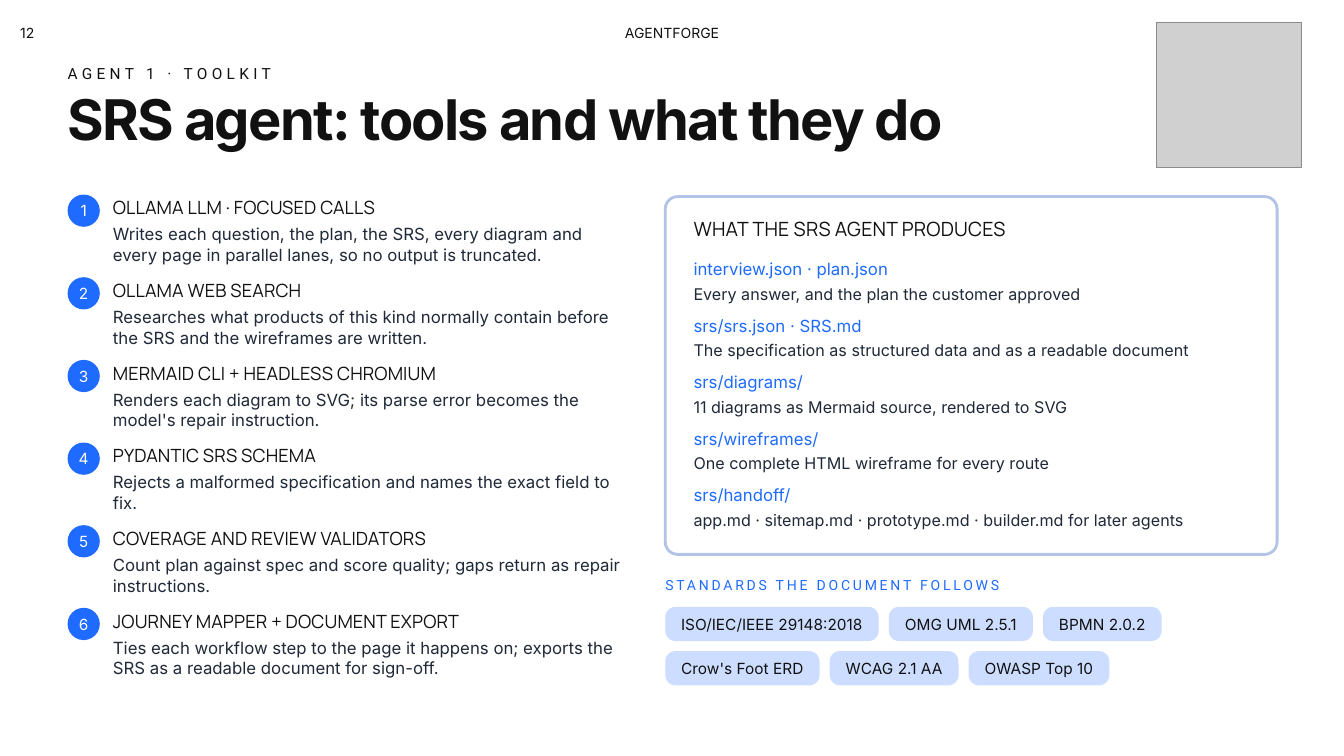
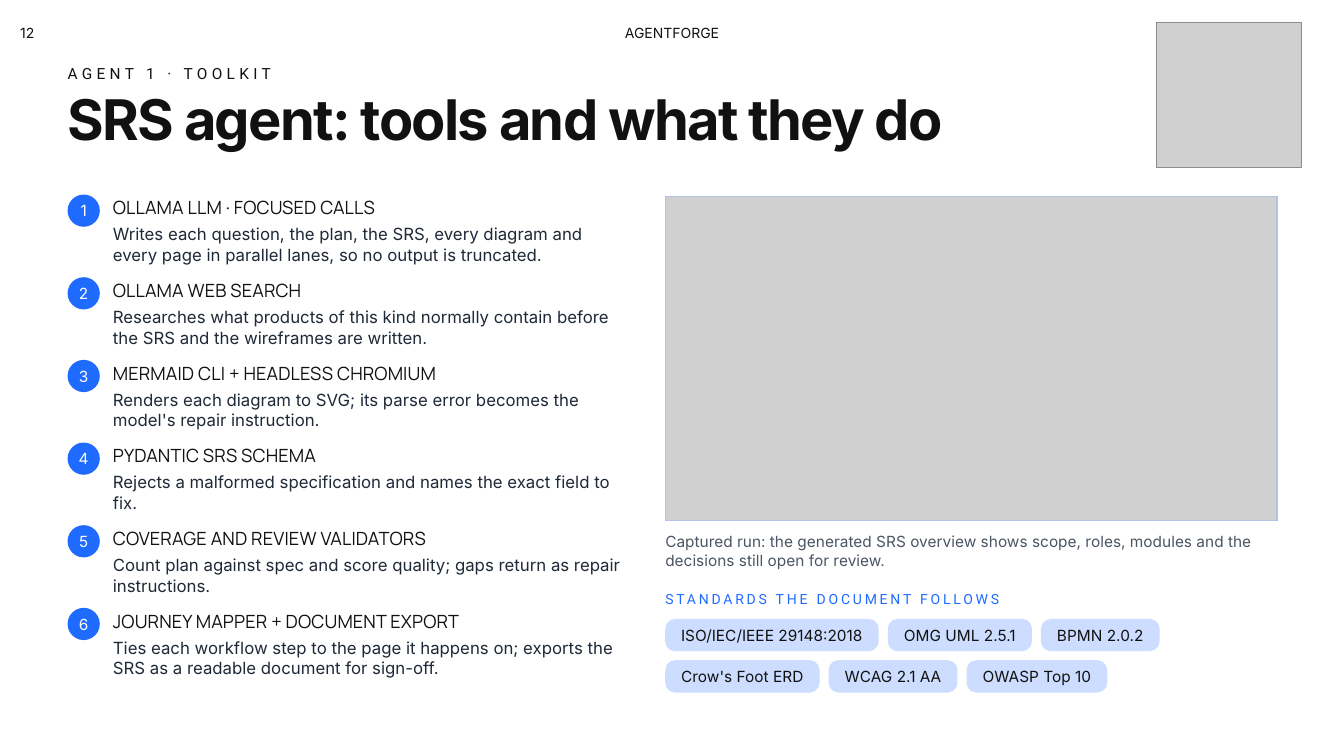
Before and after one commit to Ravindu200232/agentforge-studio, a slide deck: slide 12 of docs/presentation/AgentForge-PP2.pptx. Drawn at 1344x756 pixels with LibreOffice and Linux fonts; fonts in the diff are those of the drawing; grey boxes stand for pictures; background and template pictures are left out. Boxes give left, top, right and bottom in pixels: in the first picture for what was removed or moved away, otherwise in the second. Text is boxed around its words. In the diff, an @@ line names an element or a change of style, - is before the commit and + after.

```diff
--- a/docs/presentation/AgentForge-PP2.pptx
+++ b/docs/presentation/AgentForge-PP2.pptx
@@ rounded rectangle removed at [665,197,1277,555] @@
@@ picture added at [665,197,1277,521] @@
@@ rectangle added at [665,197,1277,521], outline #B2C3E5 1 pt @@
@@ text removed at [694,221,1006,237] @@
-WHAT THE SRS AGENT PRODUCES
@@ text removed at [694,262,888,279] @@
-interview.json · plan.json
@@ text removed at [694,288,1080,304] @@
-Every answer, and the plan the customer approved
@@ text removed at [694,319,862,336] @@
-srs/srs.json · SRS.md
@@ text removed at [694,343,1189,360] @@
-The specification as structured data and as a readable document
@@ text removed at [694,375,803,392] @@
-srs/diagrams/
@@ text removed at [694,401,1067,417] @@
-11 diagrams as Mermaid source, rendered to SVG
@@ text removed at [694,432,819,447] @@
-srs/wireframes/
@@ text removed at [694,456,1049,473] @@
-One complete HTML wireframe for every route
@@ text removed at [694,488,791,503] @@
-srs/handoff/
@@ text added at [665,535,1251,569], 11 pt, text #4B5563 @@
+Captured run: the generated SRS overview shows scope, roles, modules and the decisions still open for review.
@@ text removed at [694,513,1183,530] @@
-app.md · sitemap.md · prototype.md · builder.md for later agents
@@ text "STANDARDS THE DOCUMENT FOLLOWS": place and size @@
-text "STANDARDS THE DOCUMENT FOLLOWS" at [665,580,999,590]
+text "STANDARDS THE DOCUMENT FOLLOWS" at [665,594,999,604]
@@ 6 texts, 6 rounded rectangles: place and size @@
-6 texts, 6 rounded rectangles at [665,607,1163,686]
+6 texts, 6 rounded rectangles at [665,619,1160,693]
```
Also in this commit, not shown: 16 other slides changed, 2 slides added.
